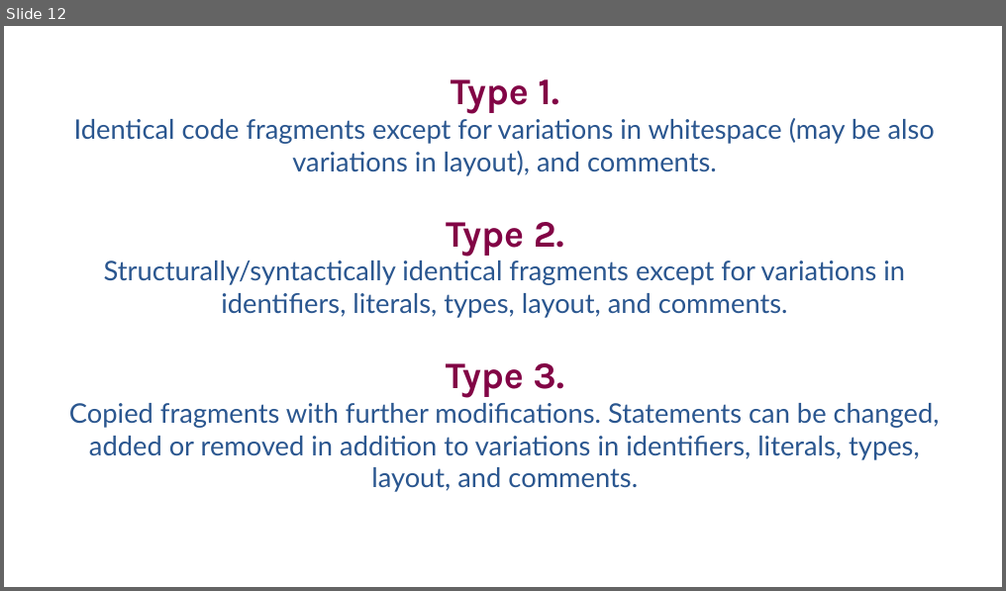
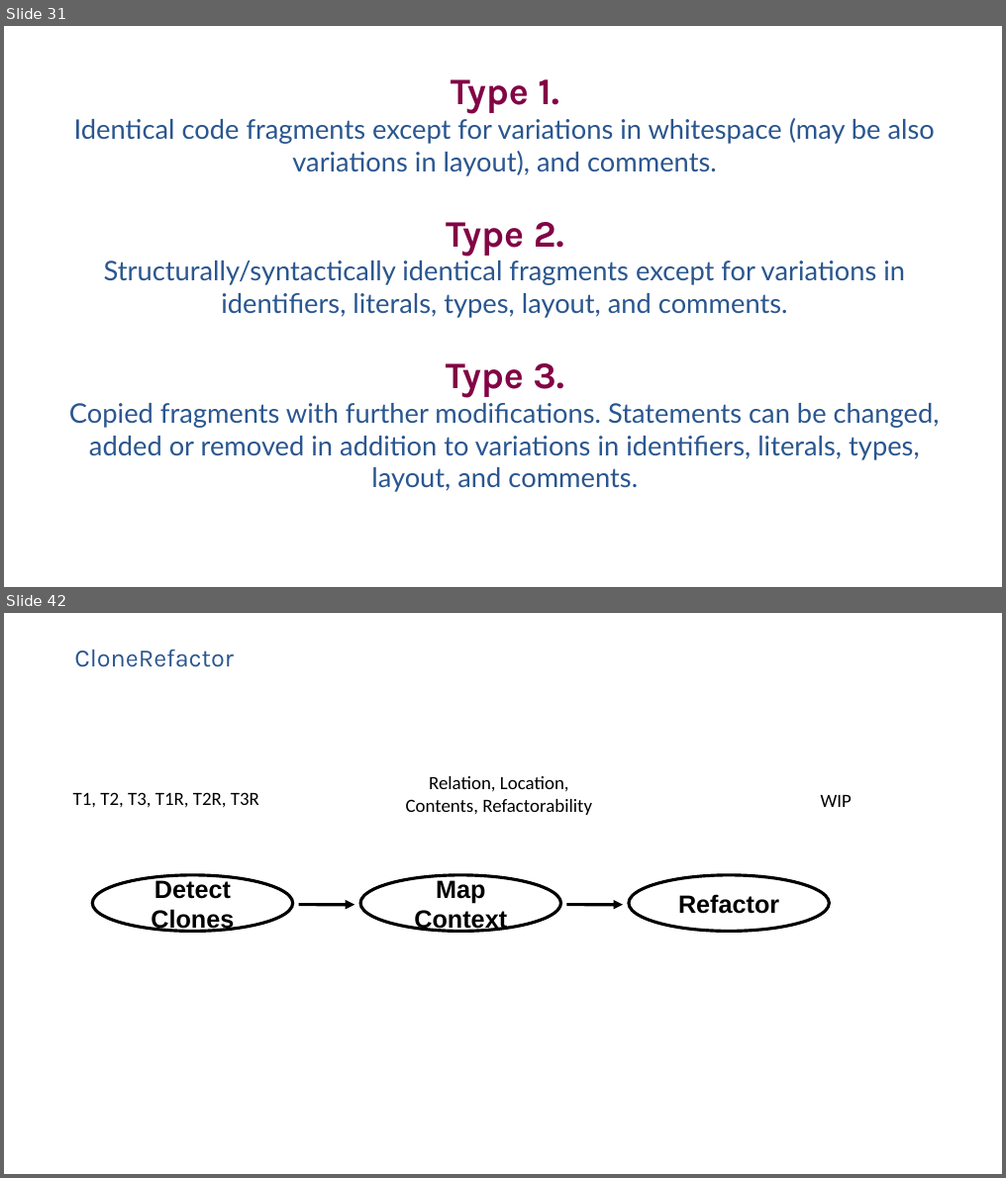
Before and after one commit to SimonBaars/Master-Thesis-Simon-Baars, a slide deck: presentations/FinalPresentation.odp. Shown one above the other, each under a label of ours: slide 12 before the commit, slides 31 and 42 after it; the slides between them are not shown. The pictures are 1006x591 and 1006x1178 pixels, drawn with LibreOffice and Linux fonts; fonts in the diff are those of the drawing. Boxes give left, top, right and bottom in pixels: in the first picture for what was removed or moved away, otherwise in the second. Text is boxed around its words. In the diff, an @@ line names an element or a change of style, - is before the commit and + after.

```diff
--- a/presentations/FinalPresentation.odp
+++ b/presentations/FinalPresentation.odp
@@ slide 42 added at (4,613,1002,1174), background #FFFFFF @@
@@ free added at (74,643,924,675), 24 pt, text #2A568F @@
+CloneRefactor
@@ text added at (406,776,592,815), 18 pt, text #000000 @@
+Relation, Location, Contents, Refactorability
@@ text added at (73,792,259,808), 18 pt, text #000000 @@
+T1, T2, T3, T1R, T2R, T3R
@@ text added at (821,795,851,807), 18 pt, text #000000 @@
+WIP
@@ ellipse added at (92,875,293,931), fill #FFFFFF, outline #000000 3 pt, 24 pt, text #000000, bold @@
+Detect Clones
@@ ellipse added at (360,875,561,931), fill #FFFFFF, outline #000000 3 pt, 24 pt, text #000000, bold @@
+Map Context
@@ ellipse added at (629,875,830,931), fill #FFFFFF, outline #000000 3 pt, 24 pt, text #000000, bold @@
+Refactor
@@ arrow added from (299, 905) to (355, 905), #000000 3 pt @@
@@ arrow added from (567, 905) to (623, 905), #000000 3 pt @@
@@ what was slide 12 is now slide 31 @@
```
Also in this commit, not shown: 18 slides changed, 19 other slides added.
